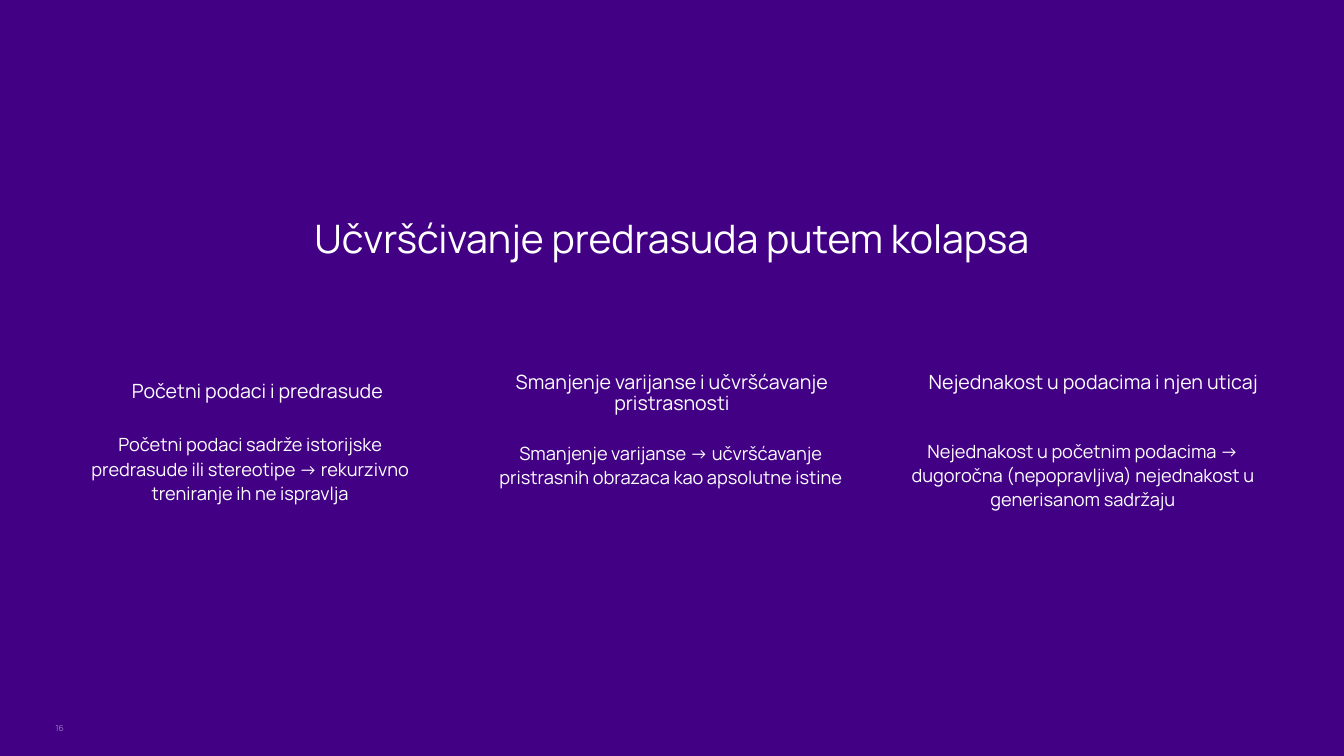
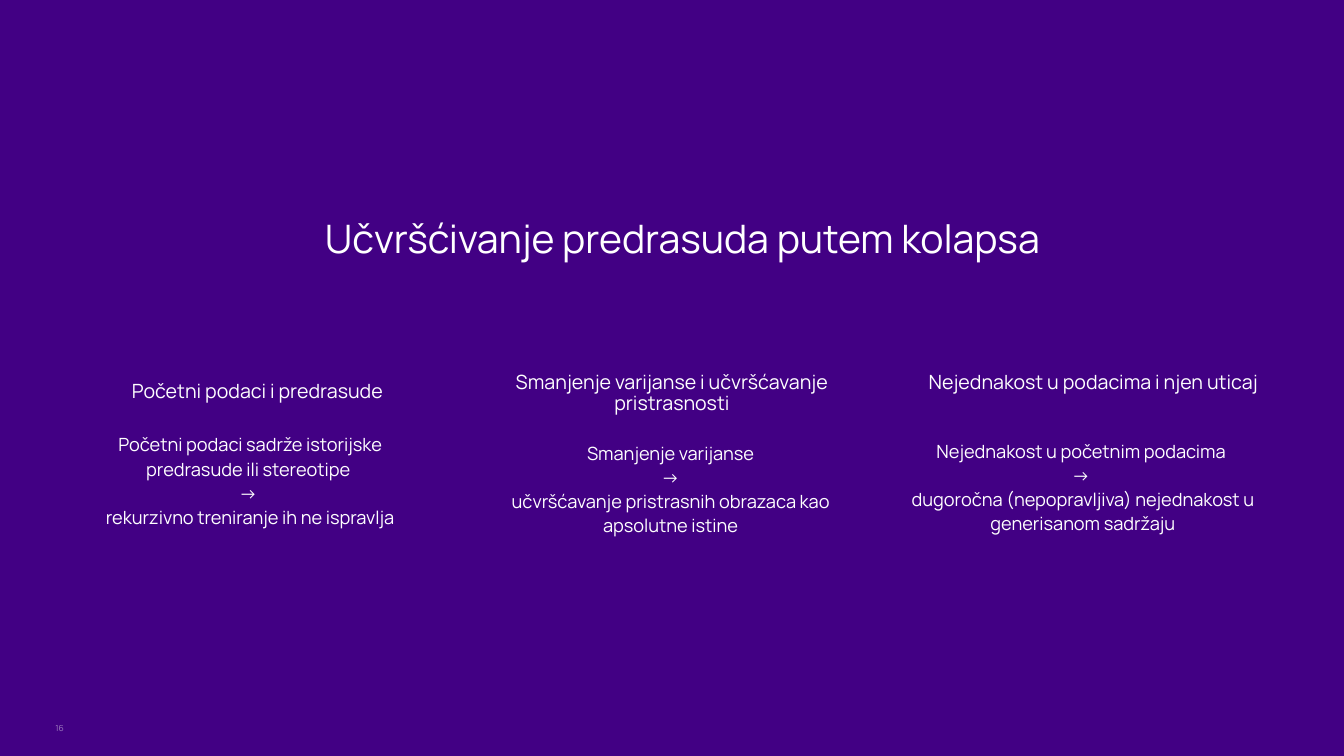
Before and after one commit to sanastojanovic/RID, a slide deck: slide 16 of rid_2026_seminarski/mi22082_Mila_Gligorić/prezentacija.pptx. Drawn at 1344x756 pixels with LibreOffice and Linux fonts; fonts in the diff are those of the drawing; background and template pictures are left out. Boxes give left, top, right and bottom in pixels: in the first picture for what was removed or moved away, otherwise in the second. Text is boxed around its words. In the diff, an @@ line names an element or a change of style, - is before the commit and + after.

```diff
--- a/rid_2026_seminarski/mi22082_Mila_Gligorić/prezentacija.pptx
+++ b/rid_2026_seminarski/mi22082_Mila_Gligorić/prezentacija.pptx
@@ text "Učvršćivanje predrasuda putem kolapsa": place and size @@
-text "Učvršćivanje predrasuda putem kolapsa" at [314,222,1029,263]
+text "Učvršćivanje predrasuda putem kolapsa" at [325,222,1039,263]
@@ text at [106,437,395,529]: text changed @@
-Početni podaci sadrže istorijske predrasude ili stereotipe -> rekurzivno treniranje ih ne ispravlja
+Početni podaci sadrže istorijske predrasude ili stereotipe
+->
+rekurzivno treniranje ih ne ispravlja
@@ text at [512,446,830,537]: text changed @@
-Smanjenje varijanse -> učvršćavanje pristrasnih obrazaca kao apsolutne istine
+Smanjenje varijanse
+->
+učvršćavanje pristrasnih obrazaca kao apsolutne istine
@@ text at [912,444,1254,535]: text changed @@
-Nejednakost u početnim podacima -> dugoročna (nepopravljiva) nejednakost u generisanom sadržaju
+Nejednakost u početnim podacima
+->
+dugoročna (nepopravljiva) nejednakost u generisanom sadržaju
```
Also in this commit, not shown: 4 other slides changed, 2 other files.
